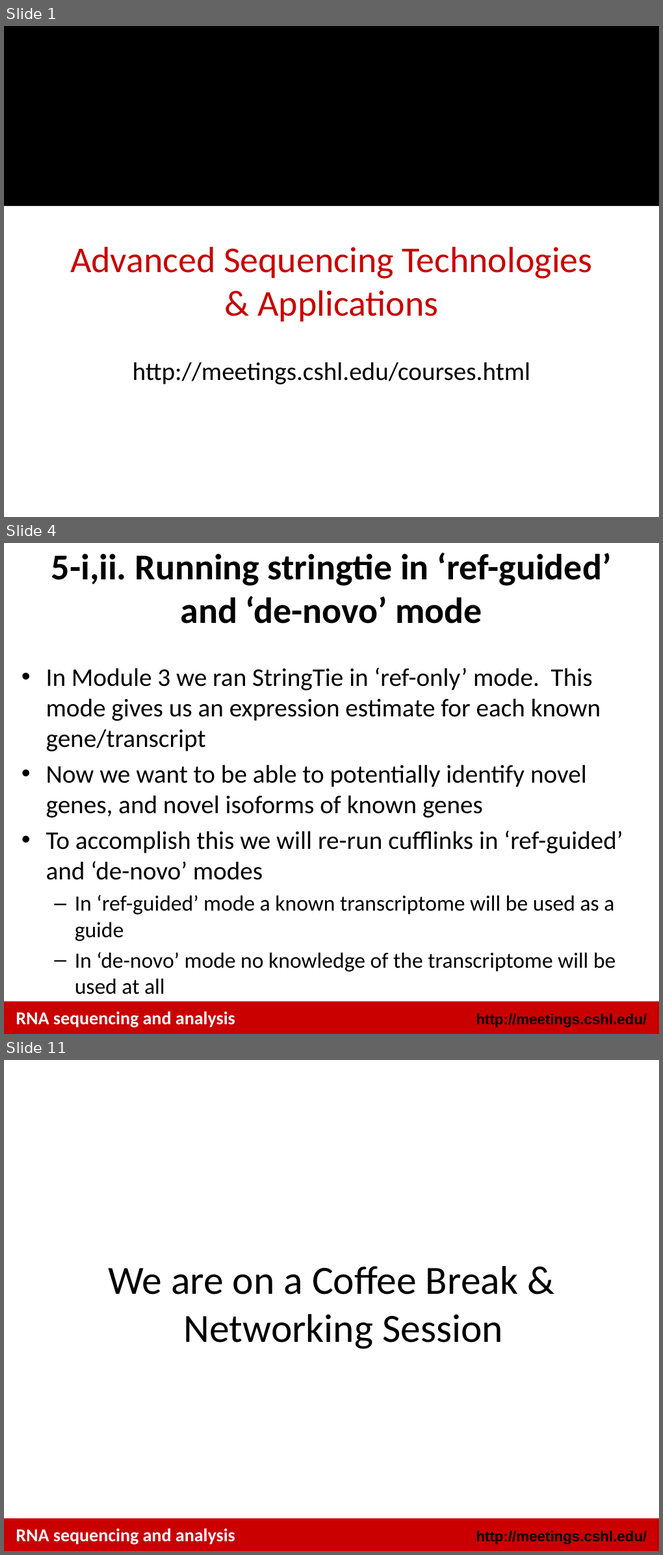
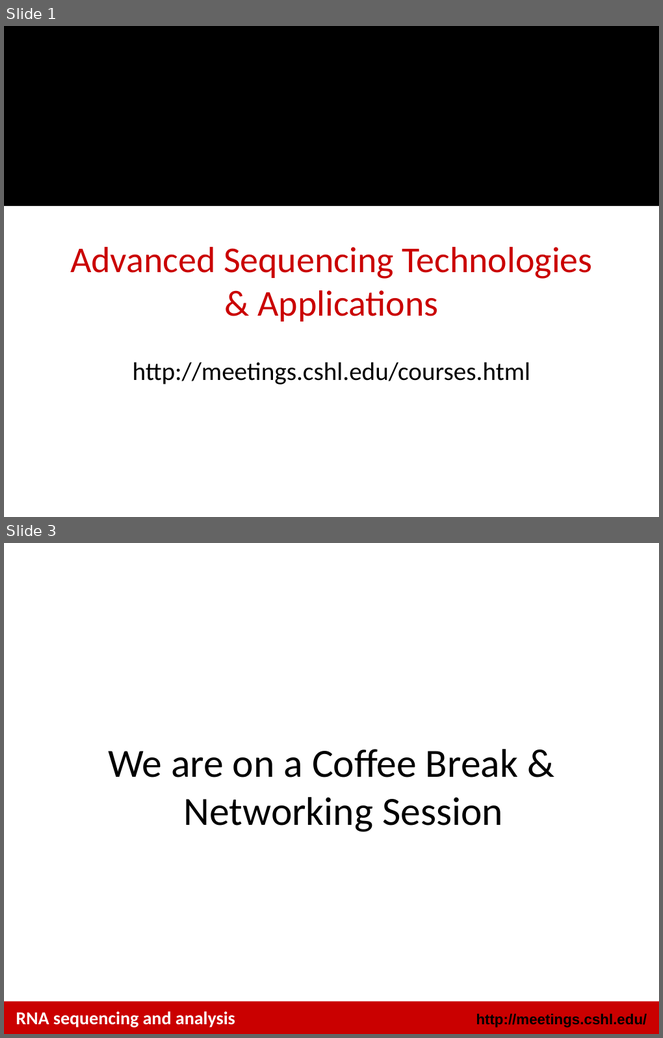
Before and after one commit to griffithlab/rnaseq_tutorial_wiki, a slide deck: LectureFiles/cshl/2018/RNASeq_Module4_Tutorial.pptx. Shown one above the other, each under a label of ours: slides 1, 4 and 11 before the commit, slides 1 and 3 after it; the slides between them are not shown. The pictures are 663x1555 and 663x1038 pixels, drawn with LibreOffice and Linux fonts; fonts in the diff are those of the drawing; background and template pictures are left out. Boxes give left, top, right and bottom in pixels: in the first picture for what was removed or moved away, otherwise in the second. Text is boxed around its words. In the diff, an @@ line names an element or a change of style, - is before the commit and + after.

```diff
--- a/LectureFiles/cshl/2018/RNASeq_Module4_Tutorial.pptx
+++ b/LectureFiles/cshl/2018/RNASeq_Module4_Tutorial.pptx
@@ slide 4 removed at [4, 543, 659, 1034], background #FFFFFF; not listed: 2 template elements that a slide beside it also shows @@
@@ title removed at [51, 553, 612, 624] @@
-5-i,ii. Running stringtie in ‘ref-guided’ and ‘de-novo’ mode
@@ text removed at [46, 668, 623, 995] @@
-• In Module 3 we ran StringTie in ‘ref-only’ mode. This mode gives us an expression estimate for each known gene/transcript
-• Now we want to be able to potentially identify novel genes, and novel isoforms of known genes
-• To accomplish this we will re-run cufflinks in ‘ref-guided’ and ‘de-novo’ modes
-  – In ‘ref-guided’ mode a known transcriptome will be used as a guide
-  – In ‘de-novo’ mode no knowledge of the transcriptome will be used at all
@@ text removed at [16, 1012, 235, 1028] @@
-RNA sequencing and analysis
@@ what was slide 11 is now slide 3 @@
```
Also in this commit, not shown: 1 slide changed, 7 other slides removed, 23 other files.
